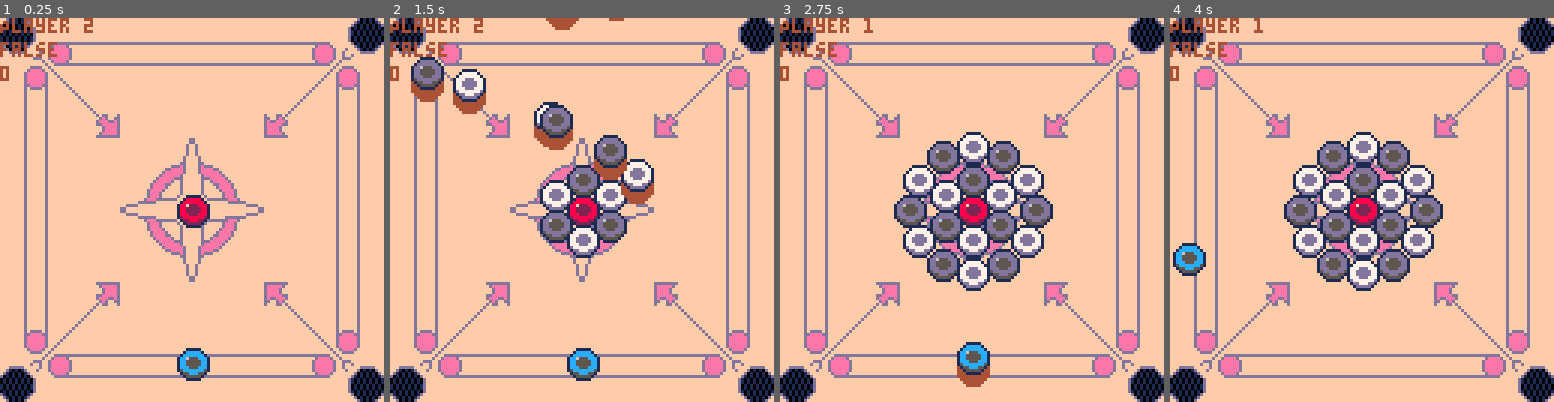
Above: before the commit, frames 1-4 (left to right).
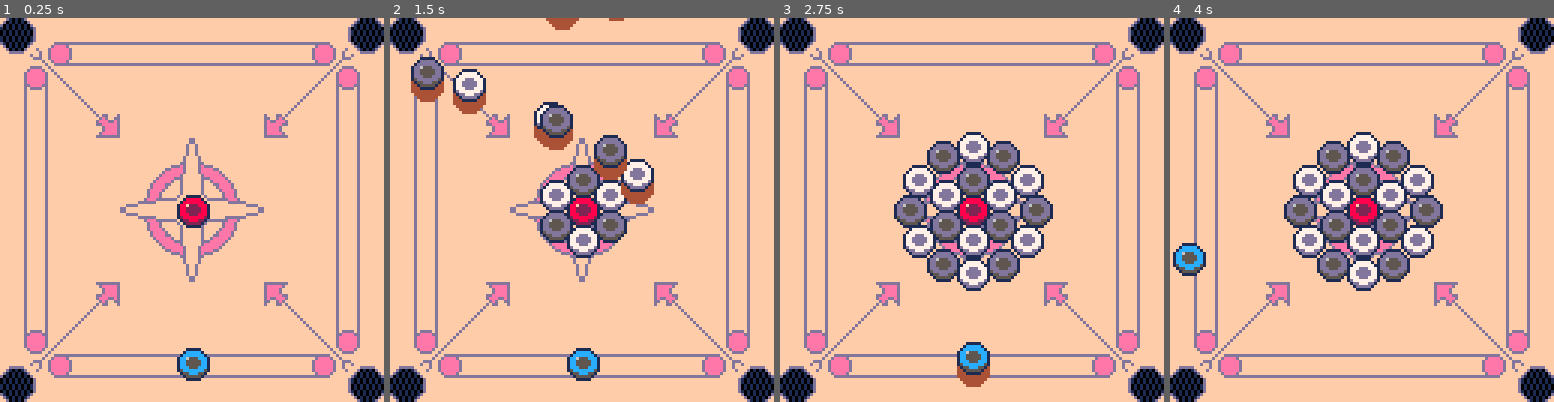
Above: after the commit, the same moments.

Repository: emonizaz3/carrom_pico8
Game: PICO-8 cartridge carrom-0.4v.p8
Same seed, same stepped clock (60 frames per second), same inputs: the game is played once before the commit and once after it.
Inputs:
- Up to frame 1 (0.25 s): no input
- Up to frame 2 (1.5 s): tap X (X key) at 0.33, 1.07 s; tap O (Z key) at 0.7 s
- Up to frame 3 (2.75 s): hold Right 1.6-2.1 s; tap O (Z key) at 1.7, 2.1, 2.5 s; tap X (X key) at 1.85 s; hold Up 2.15-2.42 s; hold Right from 2.47 s (still down)
- Up to frame 4 (4 s): tap O (Z key) at 2.9, 3.3, 3.7 s; tap X (X key) at 2.97 s; release Right at 3.03 s; hold Left 3.08-3.58 s; hold Down 3.63-3.97 s

The runs differ from the first frame. In frame 1, 0.8% of the frame differs, in the area x 0-25%, y 0-17%; in frame 2, 0.8%; in frame 3, 0.8%; in frame 4, 0.8%.

Commit message:
added foul penalty

Diff:
--- a/carrom-0.4v.p8
+++ b/carrom-0.4v.p8
@@ -1,11 +1,14 @@
 pico-8 cartridge // http://www.pico-8.com
 version 42
 __lua__
+
 function _init()
 	stri = {sx=48,sy=32,x=64,y=115,dx=0,dy= 0,r=5, c=7,speed=0.5,accel=0.3,friction=0.015,s_ready=false,p_ready=false,ani=false,ani_x=0,ani_y=0,inhole=false}
 	p_red = {sx=32,sy=32,x=64,y=64,r=5,c=8,dx=0,dy=0,friction=0.02,inhole=false,value=3}
 	p_white = {}
 	p_black = {}
+	p_white_pocketed = {}
+	p_black_pocketed = {}
 	holes ={
 		{x=5,y=5,r=6,c=7,effect_f=0},
 		{x=5,y=122,r=6,c=7,effect_f=0},
@@ -128,9 +131,9 @@
 	end
 	-- print(stri.p_ready,0,0)
 	-- print(stri.s_ready,0,8)
-	print(p_turn.name,0,0)
-	print(p_red.inhole,0,8)
-	print(pieces_pocketed_this_turn,0,16)
+	-- print(p_turn.name,0,0)
+	-- print(p_red.inhole,0,8)
+	-- print(pieces_pocketed_this_turn,0,16)
 end
 
 
@@ -178,6 +181,7 @@
 					-- white piece
 					del(all_pieces, p)
 					del(p_white, p)
+					add(p_white_pocketed, p)
 					p.inhole=true
 					h.c = 7
 					if p_turn.piece == 'white' then
@@ -189,6 +193,7 @@
 					-- black piece
 					del(all_pieces, p)
 					del(p_black, p)
+					add(p_black_pocketed, p)
 					p.inhole=true
 					h.c = 6
 					if p_turn.piece == 'black' then
@@ -594,8 +599,8 @@
 			p_turn.score -= p_red.value
 			local new_x, new_y = find_open_spot_for_piece(p_red)
 
-			p_red.start_x = 64
-			p_red.start_y = -10
+			p_red.start_x = p_red.x
+			p_red.start_y = p_red.y
 			p_red.ani_x = new_x
 			p_red.ani_y = new_y
 			p_red.ani_progress = 0
@@ -671,6 +676,27 @@
 end
 
 function handle_striker_foul()
+	for p in all(pocketed_in_turn) do
+		if p.name == 'white' then
+			del(p_white_pocketed, p)
+		elseif p.name == 'black' then
+			del(p_black_pocketed, p)
+		end
+	end
+
+	local active_list, pocketed_list
+	if p_turn.piece == 'white' then
+		active_list = p_white
+		pocketed_list = p_white_pocketed
+	else
+		active_list = p_black
+		pocketed_list = p_black_pocketed
+	end
+
+	if #active_list < 9 and #pocketed_list > 0 then
+		add(pocketed_in_turn, deli(pocketed_list, 1))
+	end
+
 	for p in all(pocketed_in_turn) do
 		local new_x, new_y = find_open_spot_for_piece(p)
 		p.start_x = p.x
